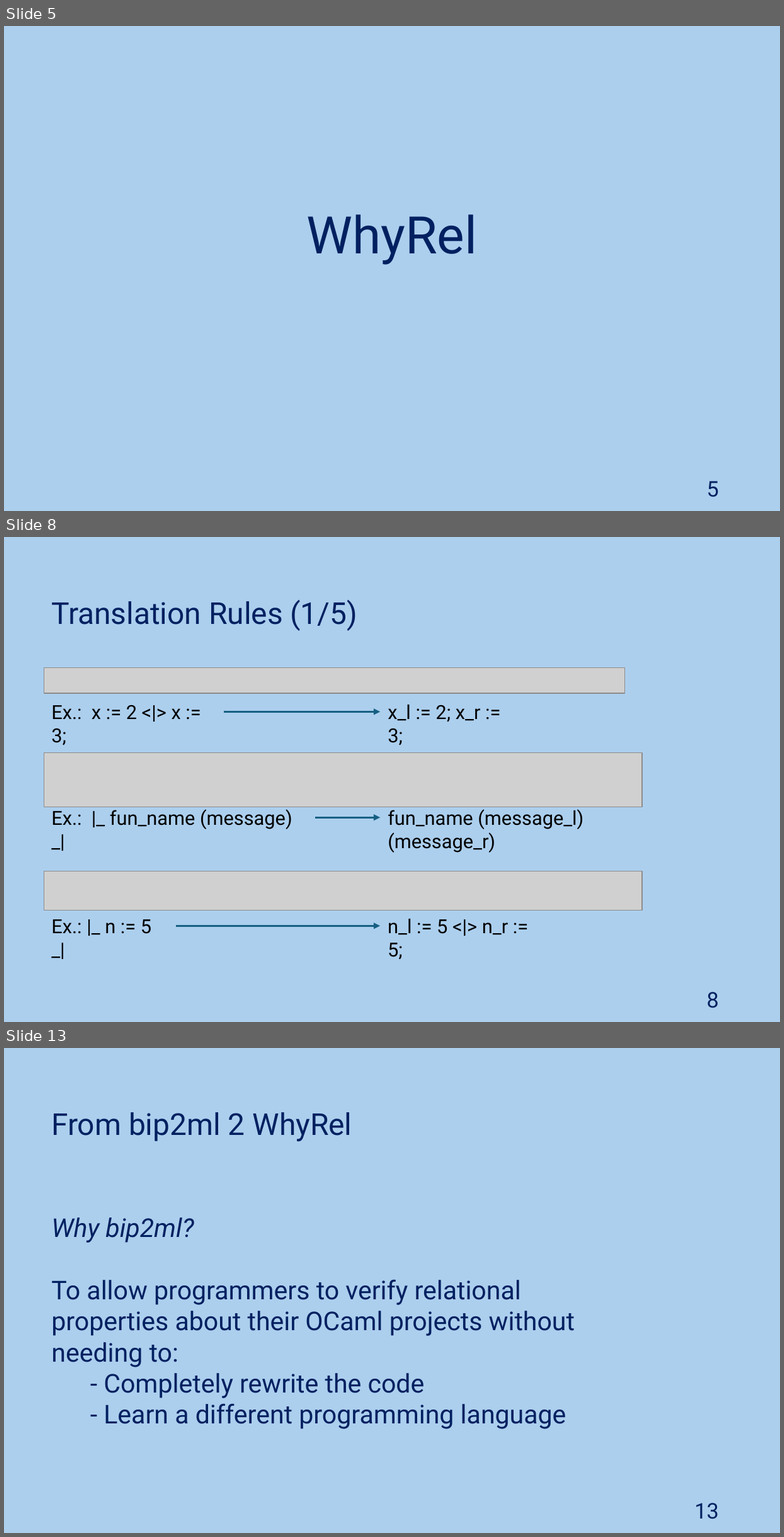
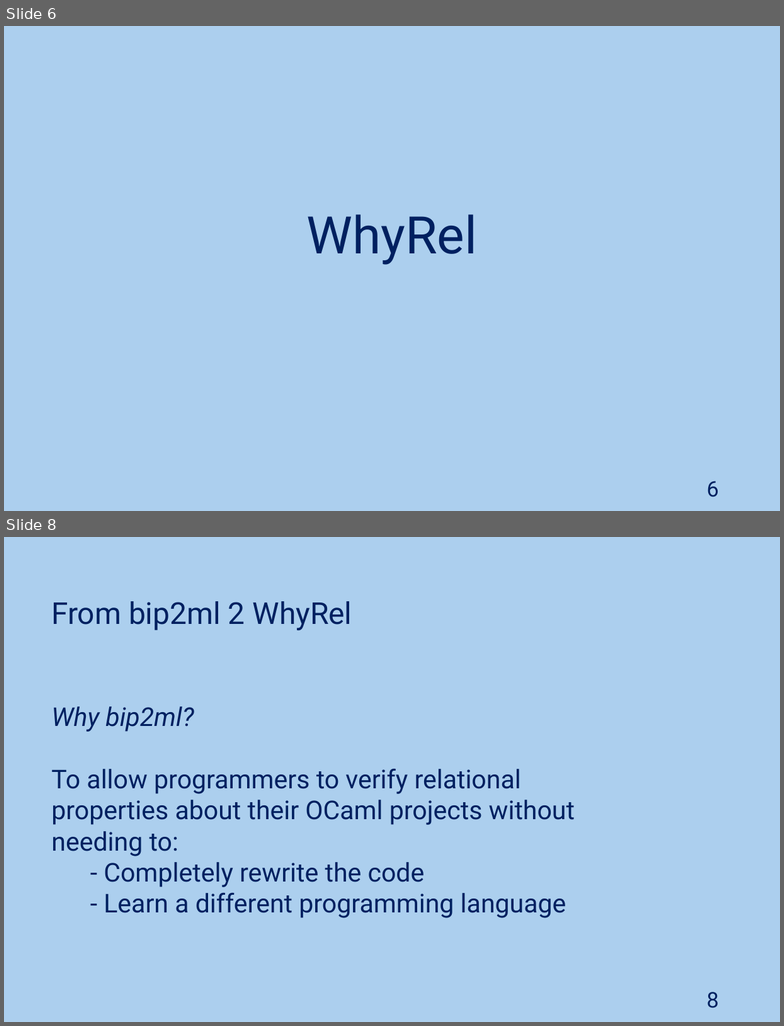
Before and after one commit to JoaoNini75/MasterThesis, a slide deck: tese/presentation/Ap Tese.pptx. Shown one above the other, each under a label of ours: slides 5, 8 and 13 before the commit, slides 6 and 8 after it; the slides between them are not shown. The pictures are 784x1537 and 784x1026 pixels, drawn with LibreOffice and Linux fonts; fonts in the diff are those of the drawing; grey boxes stand for pictures. Boxes give left, top, right and bottom in pixels: in the first picture for what was removed or moved away, otherwise in the second. Text is boxed around its words. In the diff, an @@ line names an element or a change of style, - is before the commit and + after.

```diff
--- a/tese/presentation/Ap Tese.pptx
+++ b/tese/presentation/Ap Tese.pptx
@@ slide 8 removed at bbox=[4, 537, 780, 1022], background #ACCFEE @@
@@ text removed at bbox=[51, 600, 358, 631] @@
-Translation Rules (1/5)
@@ picture removed at bbox=[44, 667, 625, 693] @@
@@ text removed at bbox=[51, 705, 181, 745] @@
-Ex.: x := 2 <|> x := 3;
@@ text removed at bbox=[388, 705, 481, 745] @@
-x_l := 2; x_r := 3;
@@ arrow removed from (224, 712) to (381, 712) @@
@@ picture removed at bbox=[44, 752, 642, 807] @@
@@ text removed at bbox=[51, 809, 293, 829] @@
-Ex.: |_ fun_name (message) _|
@@ arrow removed from (315, 817) to (381, 817) @@
@@ text removed at bbox=[388, 809, 584, 853] @@
-fun_name (message_l) (message_r)
@@ picture removed at bbox=[44, 871, 642, 909] @@
@@ text removed at bbox=[51, 919, 151, 934] @@
-Ex.: |_ n := 5 _|
@@ arrow removed from (175, 926) to (381, 926) @@
@@ text removed at bbox=[388, 919, 508, 959] @@
-n_l := 5 <|> n_r := 5;
@@ page number removed at bbox=[707, 992, 719, 1008] @@
-8
@@ what was slide 5 is now slide 6 @@
@@ page number at bbox=[707, 481, 719, 497]: text changed @@
-5
+6
@@ what was slide 13 is now slide 8 @@
@@ page number at bbox=[707, 992, 719, 1008]: text changed @@
-13
+8
```
Also in this commit, not shown: 4 slides changed, 4 slides added, 12 other slides removed.
